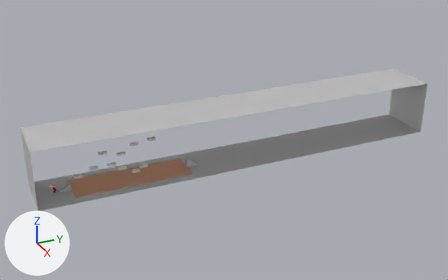
The Blender file  latest fatboy/levels/chocoLevel.blend, before and after one commit.
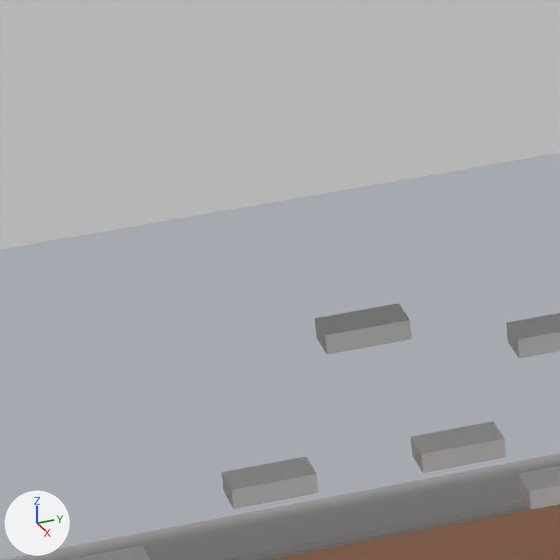
The first picture shows the older version from a 50 mm camera at (273.2, -23.2, 147.6) aimed at (-2.1, 100.7, 9.9). The close-ups show both versions on the part from 15% to 27% of the width and 43% to 63% of the height of that picture. Every picture has the same lights, and +X, +Y and +Z are marked at lower left.

The older version as bpy lines, for what is in view:
```python
me_cube_001 = bpy.data.meshes.new('Cube.001')
me_cube_001.from_pydata(...)  # a box spanning x -1.0..1.0, y -1.0..1.0, z -1.0..1.0
me_cube_001.materials.append(None)
ob_cube_006 = bpy.data.objects.new('Cube.006', me_cube_001)
ob_cube_006.location = (0.0, 44.0, 14.0)
ob_cube_006.scale = (1.0, 2.0, 0.5)
ob_cube_007 = bpy.data.objects.new('Cube.007', me_cube_001)
ob_cube_007.location = (0.0, 35.0, 16.0)
ob_cube_007.scale = (1.0, 2.0, 0.5)
ob_fat = bpy.data.objects.new('Fat', None)
ob_fat.location = (0.0, 10.0, 0.0)
ob_fat.show_instancer_for_render = False
ob_fat.instance_type = 'COLLECTION'
ob_fat.instance_collection = col_fat
# also in view: 'Cube.005' at (0.0, 44.0, 6.0); 'Tank' at (0.0, 48.0, -0.7); 'Cube.004' at (0.0, 39.0, 9.0); 'Plane.001' at (0.0, 110.0, 30.0); 'Cube.003' at (0.0, 30.0, 9.0)
```
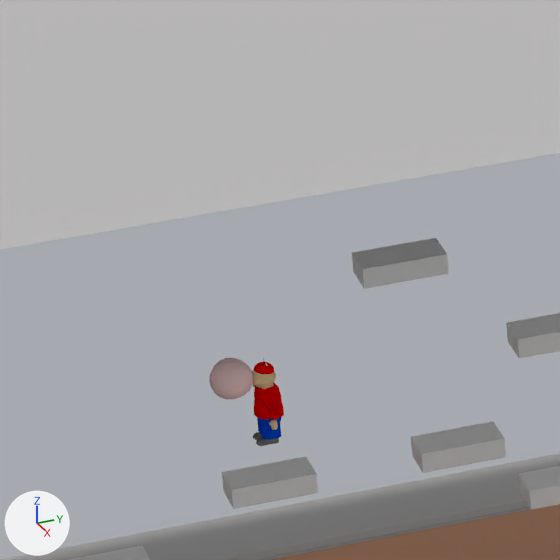
The change, as a diff of the scene's bpy script:
```diff
--- a/ latest fatboy/levels/chocoLevel.blend.py
+++ b/ latest fatboy/levels/chocoLevel.blend.py
@@ ob_cube_007 @@
 ob_cube_007 = bpy.data.objects.new('Cube.007', me_cube_001)
-ob_cube_007.location = (0.0, 35.0, 16.0)
+ob_cube_007.location = (0.0, 37.0, 19.0)
 ob_cube_007.scale = (1.0, 2.0, 0.5)
@@ ob_fat @@
 ob_fat = bpy.data.objects.new('Fat', None)
-ob_fat.location = (0.0, 10.0, 0.0)
+ob_fat.location = (0.0, 30.06, 11.13)
 ob_fat.show_instancer_for_render = False
```

Boxes [x1, y1, x2, y2] around the edits, measured in the close-ups (560 x 560 px):
'Cube.007', moved: before [315, 303, 411, 355]; after [352, 238, 449, 289]
'Fat', moved (not visible before): after [209, 358, 284, 446]
